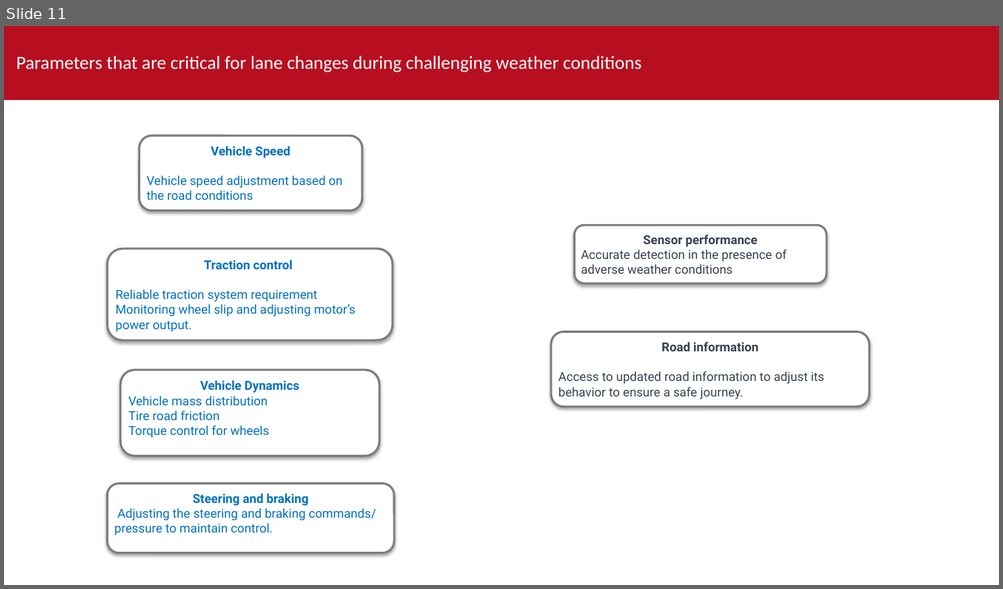
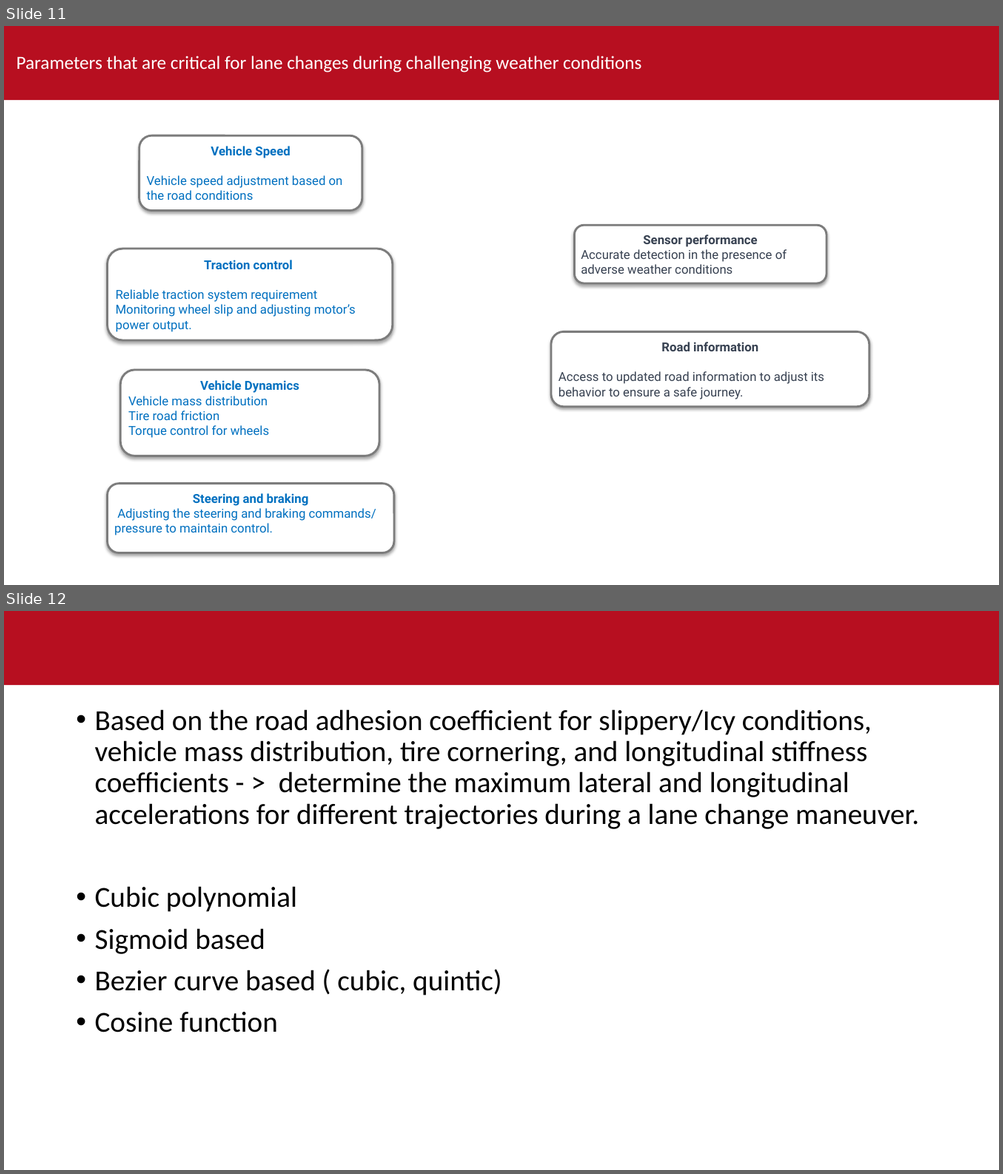
Before and after one commit to sandeepsulake96/Highway-motion-planning-using-artificial-potential-fields-with-environment-uncertainities, a slide deck: Thesis_outline.pptx. Shown one above the other, each under a label of ours: slide 11 before the commit, slides 11 and 12 after it. The pictures are 1003x589 and 1003x1174 pixels, drawn with LibreOffice and Linux fonts; fonts in the diff are those of the drawing; background and template pictures are left out. Boxes give left, top, right and bottom in pixels: in the first picture for what was removed or moved away, otherwise in the second. Text is boxed around its words. In the diff, an @@ line names an element or a change of style, - is before the commit and + after.

```diff
--- a/Thesis_outline.pptx
+++ b/Thesis_outline.pptx
@@ slide 12 added at (4,611,999,1170), background #FFFFFF; not listed: 1 template element that a slide beside it also shows @@
@@ text added at (95,709,919,1033), 28 pt, text #000000 @@
+• Based on the road adhesion coefficient for slippery/Icy conditions, vehicle mass distribution, tire cornering, and longitudinal stiffness coefficients - > determine the maximum lateral and longitudinal accelerations for different trajectories during a lane change maneuver.
+• Cubic polynomial
+• Sigmoid based
+• Bezier curve based ( cubic, quintic)
+• Cosine function
```
Also in this commit, not shown: 4 slides changed, 6 other slides added, 8 other files.
